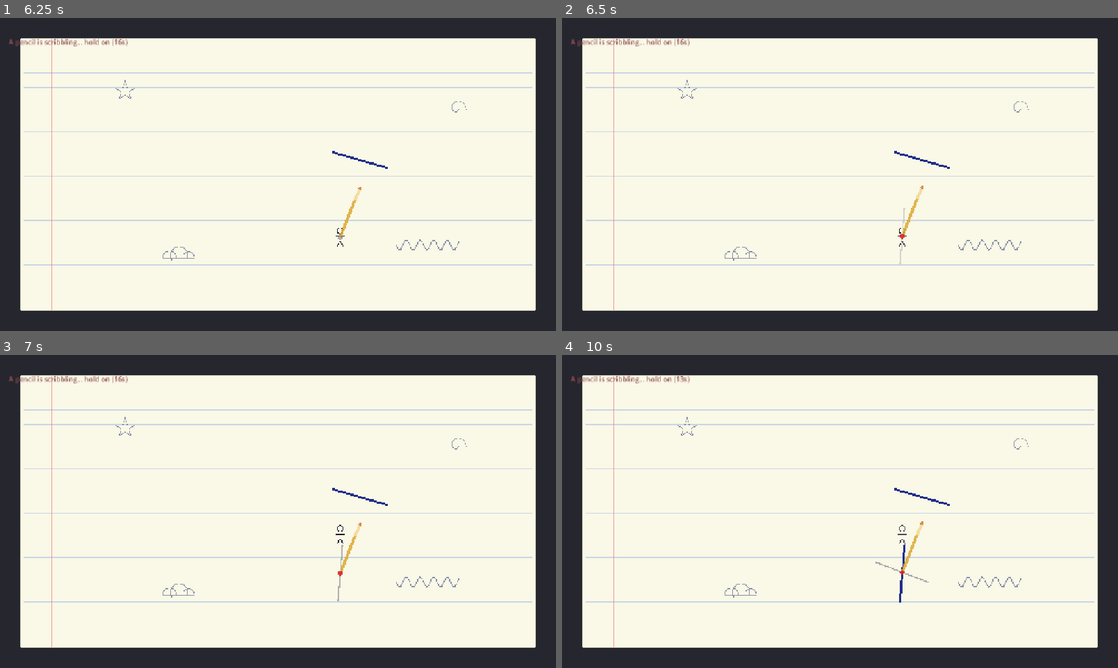
Above: before the commit, frames 1-4 (two rows, left to right).
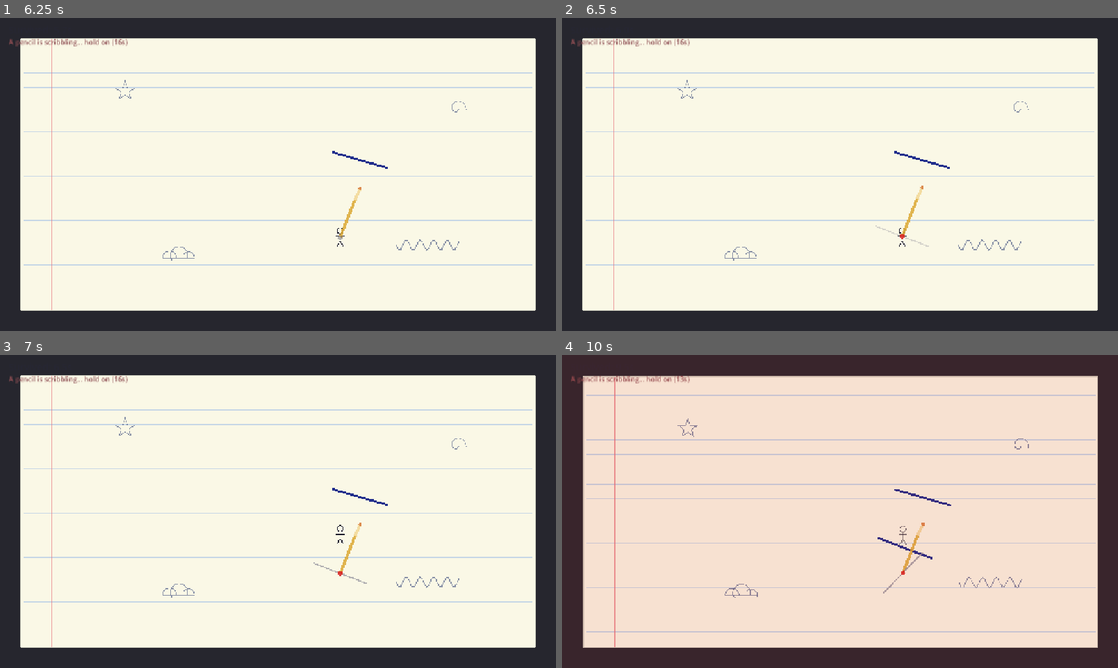
Above: after the commit, the same moments.

Repository: shiarauzo/Shebuiltthis-gamejam
Game: Godot game, scene res://scenes/title.tscn
Two runs of this game, one before a commit and one after it. Both use one fixed random seed, a clock stepped at 60 frames per second and the inputs below.
Inputs (mouse positions are in pixels of both pictures, inside the frame that each line leads up to):
- Up to frame 1 (6.25 s): tap Enter at 0.5, 5 s; move the mouse to (400, 158) at 0.52 s; hold D 0.53-1.25 s; click (400, 158) at 0.67 s; drag from (166, 190) to (250, 237) at 1.27 s; move the mouse to (333, 105) at 2.02 s; hold D 2.03-2.75 s; drag from (250, 237) to (111, 127) at 2.77 s; tap Space at 3.5 s; move the mouse to (444, 221) at 3.52 s; hold A 3.53-4.25 s; drag from (111, 127) to (361, 158) at 4.27 s; move the mouse to (305, 174) at 5.02 s; hold S 5.03-5.75 s; click (305, 174) at 5.17 s; drag from (194, 96) to (166, 190) at 5.77 s
- Up to frame 2 (6.5 s): no input
- Up to frame 3 (7 s): move the mouse to (400, 495) at 6.52 s; hold W from 6.53 s (still down)
- Up to frame 4 (10 s): release W at 7.25 s; drag from (728, 527) to (901, 574) at 7.27 s; move the mouse to (895, 442) at 8.02 s; hold S 8.03-8.75 s; drag from (812, 574) to (673, 464) at 8.77 s; move the mouse to (1006, 558) at 9.52 s; hold W from 9.53 s (still down); click (1006, 558) at 9.67 s

Frame 1 is identical in both runs. In frame 2, less than 0.1% of the frame differs, in the area x 56-66%, y 60-79%; in frame 3, less than 0.1%; in frame 4, 6.4%, in the area x 3-97%, y 6-94%.

Commit message:
Fix E6: eraser spawn grace + pencil never pins a stationary player
- Eraser can't catch the player for 0.6s after it appears (reaction beat);
  re-checks overlap when it arms so a standing player still gets caught
- Pencil offsets its commit off a stationary player (60px) so a 130px stroke
  never lands dead-center and repeated commits don't stack on one spot
Adds spawn-grace tests. Closes #10

Diff:
--- a/scripts/eraser.gd
+++ b/scripts/eraser.gd
@@ -7,8 +7,10 @@
 
 const SPEED := 120.0
 const ERASE_RADIUS := 92.0
+const SPAWN_GRACE := 0.6  # can't catch the player for a beat after appearing
 
 var target: Node2D
+var _armed := false
 
 func _ready() -> void:
 	z_index = 6
@@ -21,6 +23,16 @@
 	cs.shape = rect
 	add_child(cs)
 	body_entered.connect(_on_body_entered)
+	get_tree().create_timer(SPAWN_GRACE).timeout.connect(_arm)
+
+func _arm() -> void:
+	_armed = true
+	# If the player is already overlapping when grace ends, catch them now
+	# (body_entered won't re-fire for an existing overlap).
+	for b in get_overlapping_bodies():
+		if b.is_in_group("player"):
+			caught_player.emit()
+			return
 
 	# Trailing eraser-shaving dust.
 	var dust := CPUParticles2D.new()
@@ -51,7 +63,7 @@
 			ink.queue_free()
 
 func _on_body_entered(body: Node) -> void:
-	if body.is_in_group("player"):
+	if _armed and body.is_in_group("player"):
 		caught_player.emit()
 
 func _draw() -> void:
--- a/scripts/pencil.gd
+++ b/scripts/pencil.gd
@@ -38,6 +38,13 @@
 			_state = "commit"
 			_t = 0.0
 			_commit_pos = global_position
+			# Fairness: if the pencil has caught up to a (stationary) player, push
+			# the stroke off-center so it never pins them dead-on and repeated
+			# commits don't stack on the same spot. A moving player is already
+			# safe because the pencil (140 px/s) lags behind them (200 px/s).
+			if is_instance_valid(target) and _commit_pos.distance_to(target.global_position) < 28.0:
+				var off := randf() * TAU
+				_commit_pos = target.global_position + Vector2(cos(off), sin(off)) * 60.0
 			_stroke_angle = randf() * TAU
 	else:  # commit
 		_t += delta
--- a/tests/test_main.gd
+++ b/tests/test_main.gd
@@ -255,16 +255,20 @@
 	await _free_game(g)
 
 func _test_lose_on_eraser_contact() -> void:
-	_log("[lose on eraser contact]")
+	_log("[eraser spawn grace + contact loses]")
 	Game.won = true  # set opposite to prove it flips
-	var g = await _make_game(0.5)
-	var player = g.player
-	await get_tree().create_timer(0.8).timeout
+	var g = await _make_game(0.3)
+	var player = g.player
+	await get_tree().create_timer(0.5).timeout  # let the eraser spawn
 	_check("eraser exists for contact test", g.eraser != null)
 	if g.eraser:
-		# Drive the eraser onto the player.
+		# Force overlap immediately; during spawn grace it must NOT kill.
 		g.eraser.global_position = player.global_position
-		for i in range(8):
+		for i in range(5):
 			await get_tree().physics_frame
-	_check("eraser contact loses", g.ended and Game.won == false)
-	await _free_game(g)
+		_check("no instant kill during spawn grace", not g.ended)
+		# After the grace window it catches the overlapping player.
+		await get_tree().create_timer(g.eraser.SPAWN_GRACE).timeout
+		await get_tree().physics_frame
+		_check("eraser contact loses after grace", g.ended and Game.won == false)
+	await _free_game(g)
